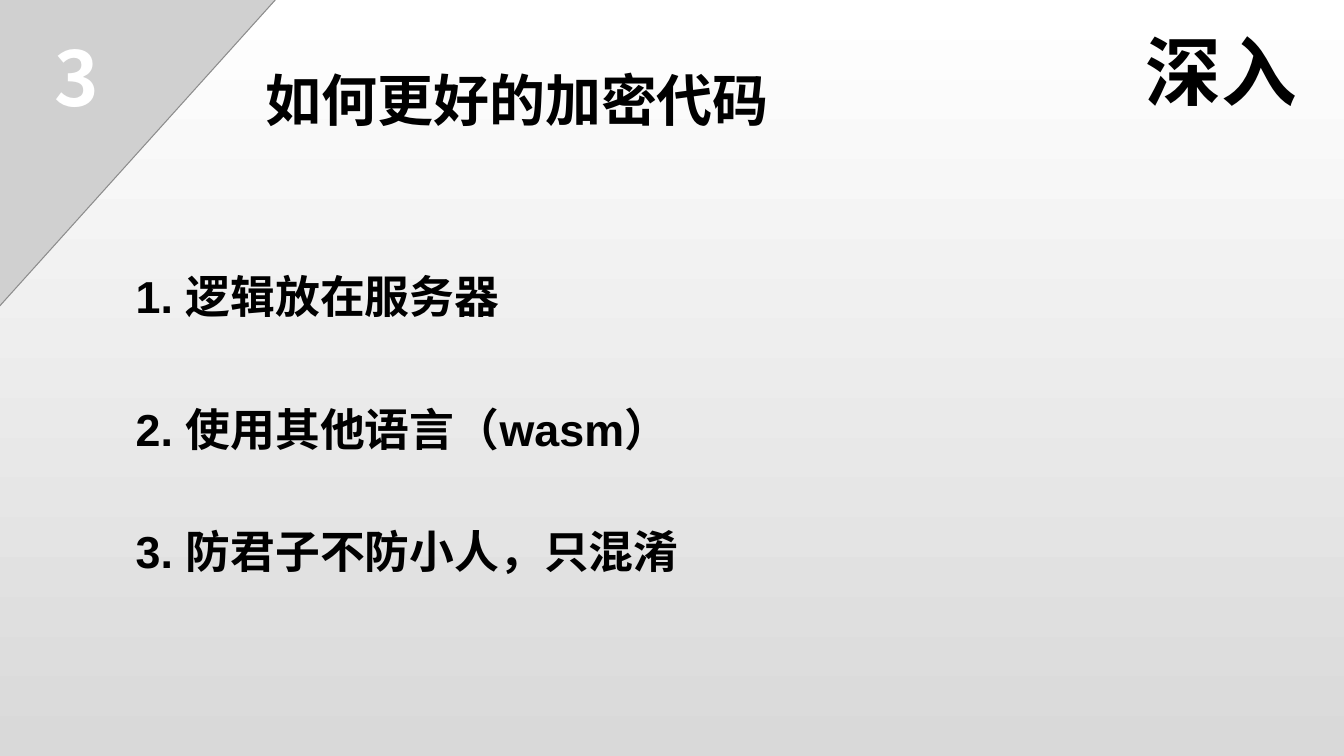
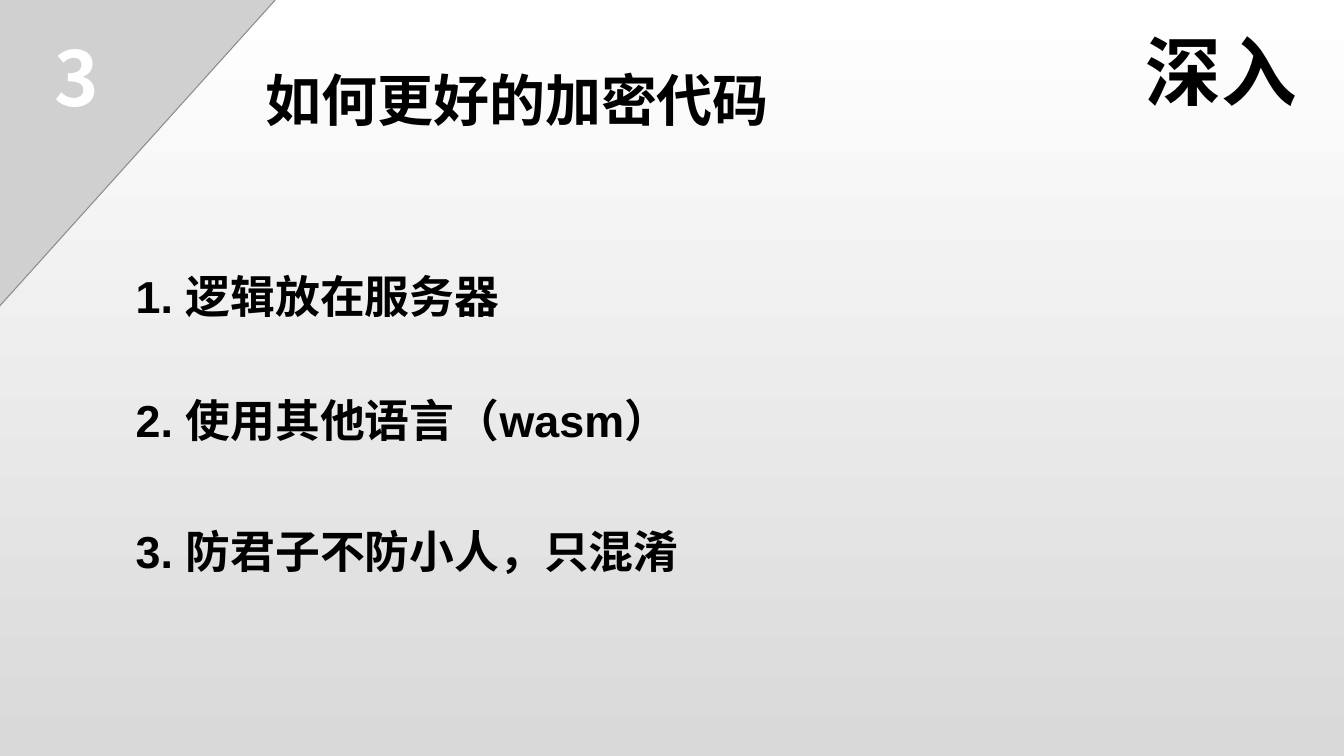
Before and after one commit to 1226085293/PPT_DEMO, a slide deck: slide 43 of doc/3.x插件开发.pptx. Drawn at 1344x756 pixels with LibreOffice and Linux fonts; fonts in the diff are those of the drawing; grey boxes stand for pictures. Boxes give left, top, right and bottom in pixels: in the first picture for what was removed or moved away, otherwise in the second. Text is boxed around its words. In the diff, an @@ line names an element or a change of style, - is before the commit and + after.

```diff
--- a/doc/3.x插件开发.pptx
+++ b/doc/3.x插件开发.pptx
@@ text "2. 使用其他语言（wasm）": place and size @@
-text "2. 使用其他语言（wasm）" at [136, 407, 669, 451]
+text "2. 使用其他语言（wasm）" at [136, 398, 669, 442]
```
Also in this commit, not shown: 3 other slides changed.
